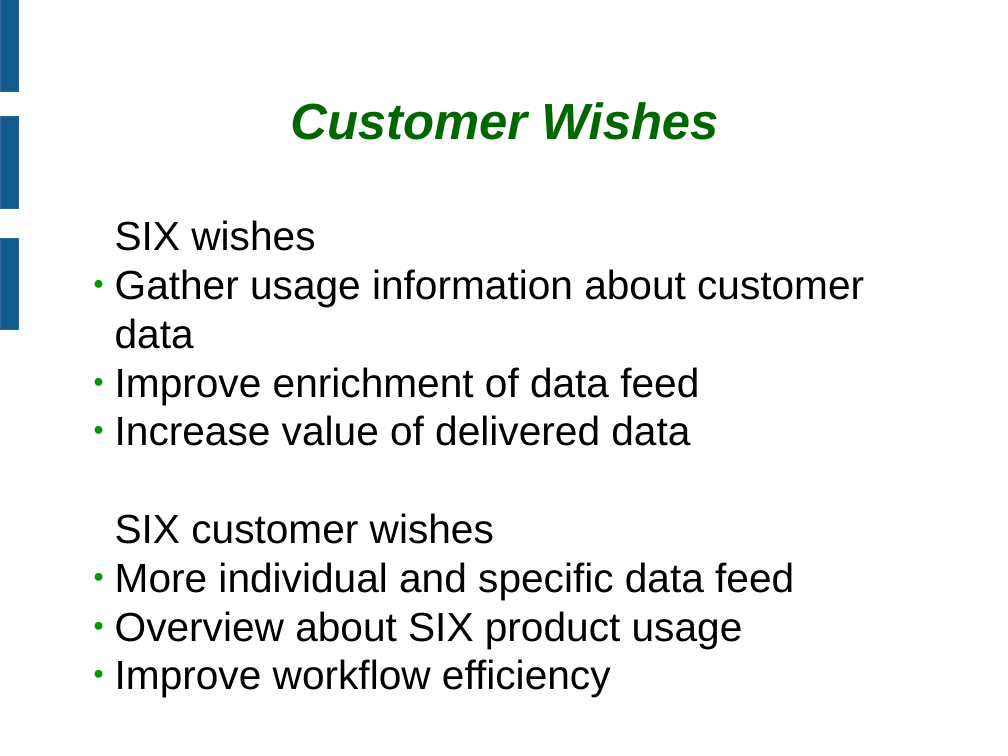
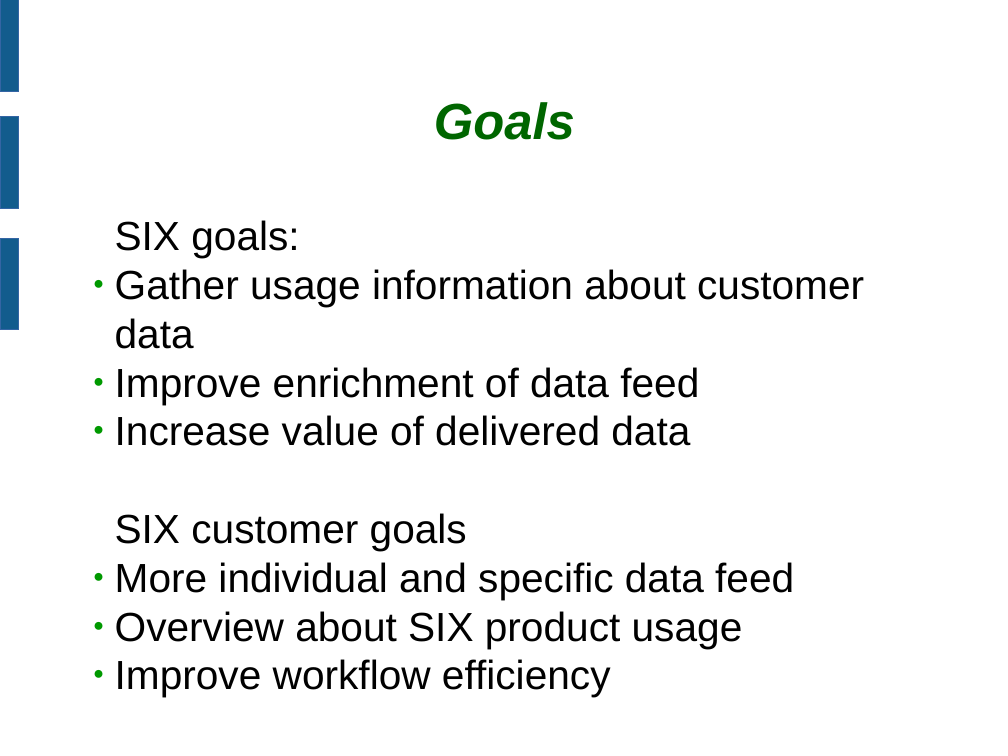
Before and after one commit to flosama/dataenlightenment, a slide deck: slide 2 of doc/presi.odp. Drawn at 1008x756 pixels with LibreOffice and Linux fonts; fonts in the diff are those of the drawing; background and template pictures are left out. Boxes give left, top, right and bottom in pixels: in the first picture for what was removed or moved away, otherwise in the second. Text is boxed around its words. In the diff, an @@ line names an element or a change of style, - is before the commit and + after.

```diff
--- a/doc/presi.odp
+++ b/doc/presi.odp
@@ title at [434, 102, 575, 140]: text changed @@
-Customer Wishes
+Goals
@@ text at [115, 220, 299, 258]: text changed @@
-SIX wishes
+SIX goals:
@@ text at [115, 513, 467, 551]: text changed @@
-SIX customer wishes
+SIX customer goals
```
Also in this commit, not shown: 1 other slide changed, 1 other file.
